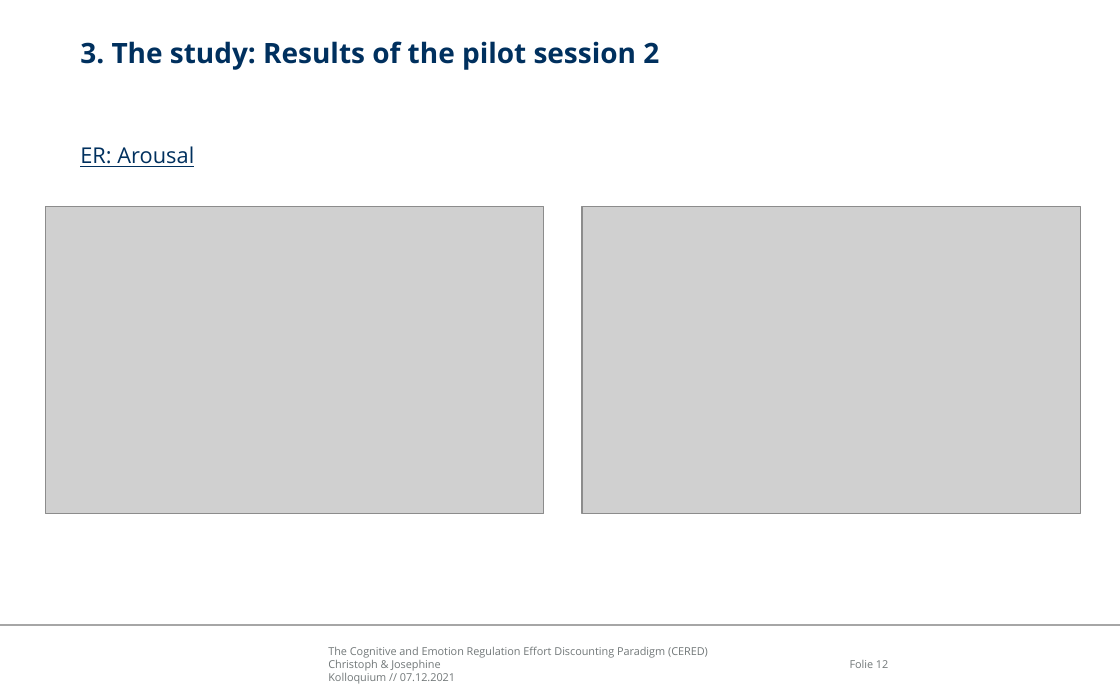
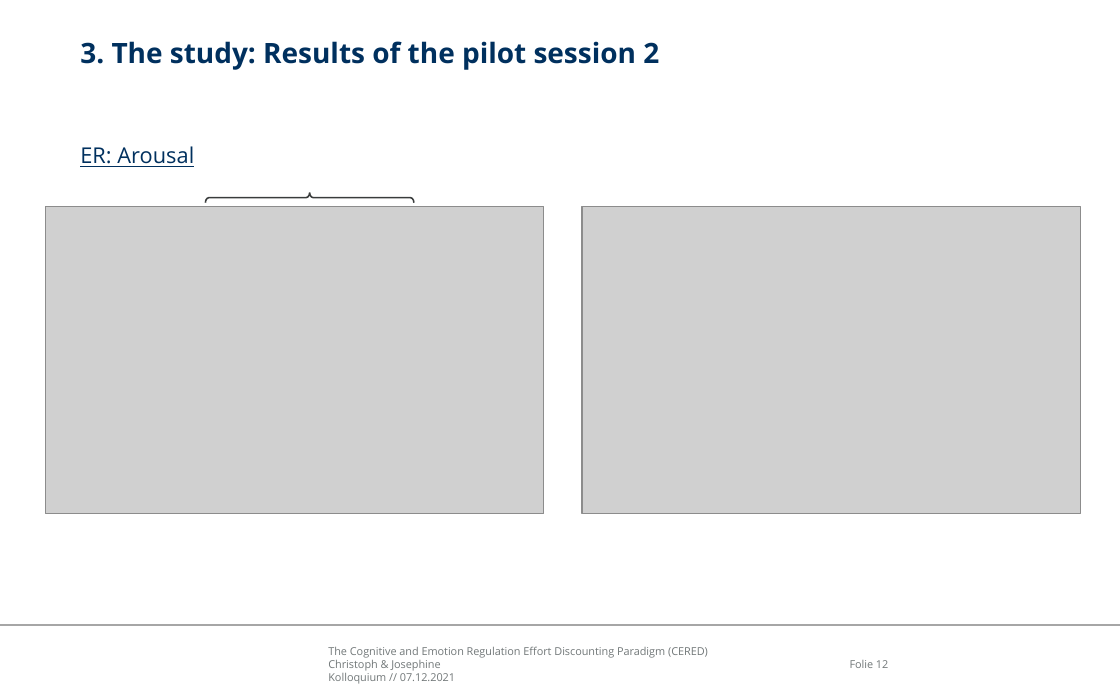
Before and after one commit to ChScheffel/CAD, a slide deck: slide 12 of 99_Thinktank/Talks/21-12-07_Kolloquium/CERED_Presentation.pptx. Drawn at 1120x700 pixels with LibreOffice and Linux fonts; fonts in the diff are those of the drawing; grey boxes stand for pictures; background and template pictures are left out. Boxes give left, top, right and bottom in pixels: in the first picture for what was removed or moved away, otherwise in the second. Text is boxed around its words. In the diff, an @@ line names an element or a change of style, - is before the commit and + after.

```diff
--- a/99_Thinktank/Talks/21-12-07_Kolloquium/CERED_Presentation.pptx
+++ b/99_Thinktank/Talks/21-12-07_Kolloquium/CERED_Presentation.pptx
@@ right brace added at (x1=206, y1=192, x2=414, y2=202), outline #393C3C 1 pt @@
```
Also in this commit, not shown: 2 other slides changed, 1 slide added.
